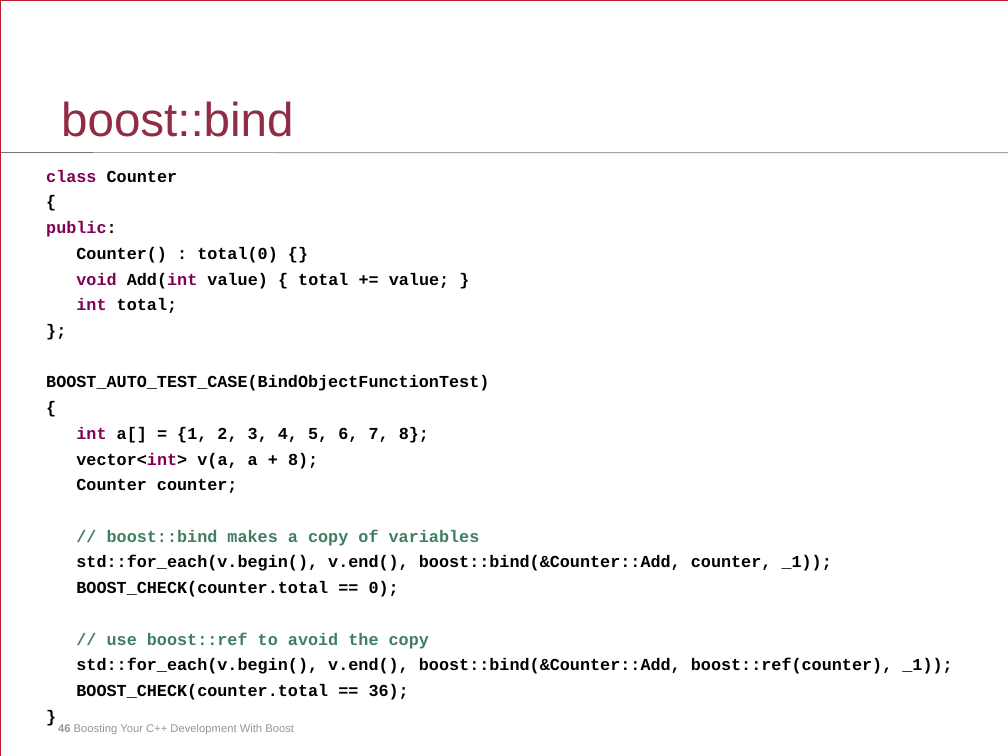
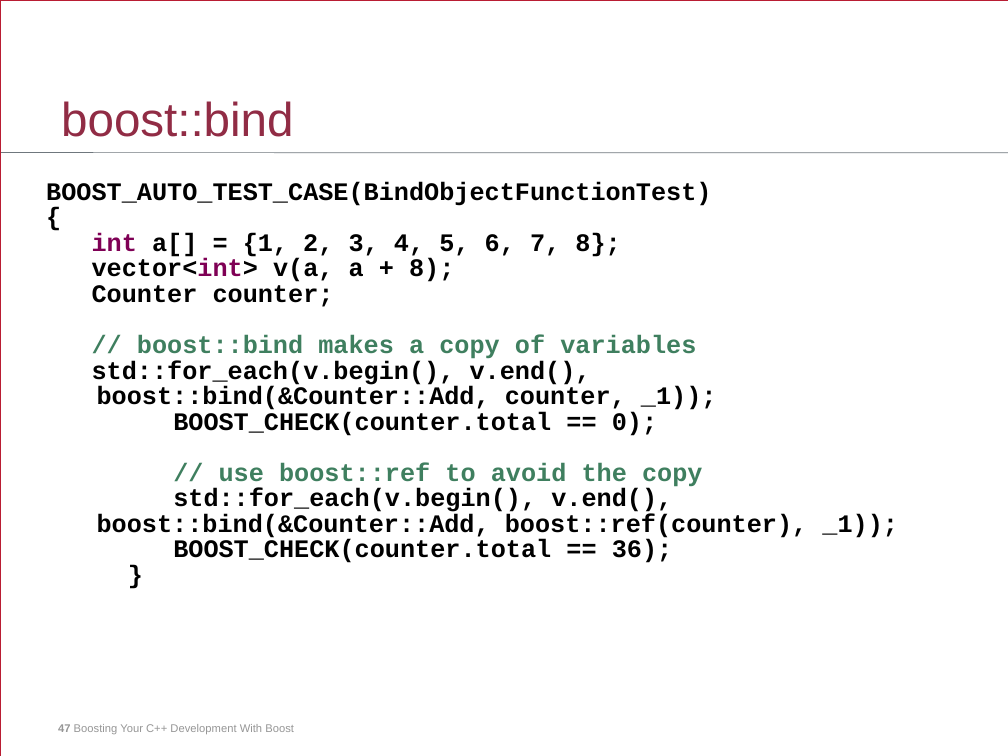
Before and after one commit to jurberg/boost-presentation, a slide deck: slide 47 of boost-presentation.ppt (slide 46 before the commit). Drawn at 1008x756 pixels with LibreOffice and Linux fonts; fonts in the diff are those of the drawing. Boxes give left, top, right and bottom in pixels: in the first picture for what was removed or moved away, otherwise in the second. Text is boxed around its words. In the diff, an @@ line names an element or a change of style, - is before the commit and + after.

```diff
--- a/boost-presentation.ppt
+++ b/boost-presentation.ppt
@@ text at (46,170,449,313): paragraphs removed @@
-class Counter
-{
-public:
-Counter() : total(0) {}
-void Add(int value) { total += value; }
-int total;
-};
@@ text at (46,181,711,563): size 12 to 18 pt in "BOOST_AUTO_TEST_CASE(BindObjectFunctionTest)", "{", "int a[] = {1, 2, 3, 4, ...", "vector<int> v(a, a + 8);" and 6 more places; line spacing 10.9pt to 10.7pt @@
@@ text "BOOST_AUTO_TEST_CASE(BindObjectFunctionTest)": place and size @@
-text "BOOST_AUTO_TEST_CASE(BindObjectFunctionTest)" at (46,170,952,700)
+text "BOOST_AUTO_TEST_CASE(BindObjectFunctionTest)" at (46,181,898,563)
@@ text at (92,360,717,413): text changed; size 12 to 18 pt @@
-std::for_each(v.begin(), v.end(), boost::bind(&Counter::Add, counter, _1));
+std::for_each(v.begin(), v.end(),
+  boost::bind(&Counter::Add, counter, _1));
@@ text at (97,488,898,540): text changed; size 12 to 18 pt @@
-std::for_each(v.begin(), v.end(), boost::bind(&Counter::Add, boost::ref(counter), _1));
+std::for_each(v.begin(), v.end(),
+  boost::bind(&Counter::Add, boost::ref(counter), _1));
@@ text at (58,724,294,734): text changed @@
-46 Boosting Your C++ Development With Boost
+47 Boosting Your C++ Development With Boost
```
Also in this commit, not shown: 79 other slides changed, 6 slides added, 3 slides removed, 1 other file.
